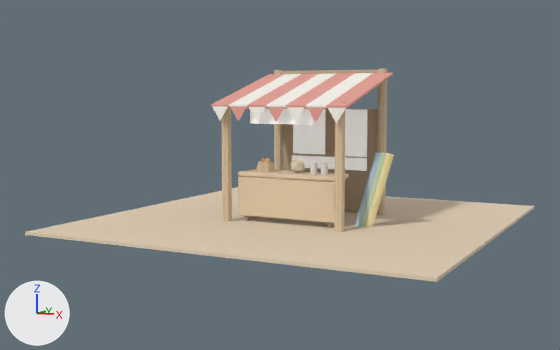
A saved change to the Blender file blender/echo_world_market_stall.blend.
Camera for both pictures: a 50 mm camera at (6.17, -12.87, 2.31) aimed at (-0.4, -0.27, 0.8). The axes (+X, +Y, +Z) are drawn at lower left. The lights are the same throughout. The picture after the commit comes second.

In view in the first picture: 'AWNING_Stripe_01', 'AWNING_Stripe_03', 'AWNING_Stripe_04', 'AWNING_Stripe_05', 'AWNING_Stripe_06', 'AWNING_Stripe_07', 'AWNING_Valance_02', 'AWNING_Valance_04', 'AWNING_Valance_06', 'MESH_BackWall', 'MESH_CounterFront', 'MESH_CounterLeg_L', 'MESH_CounterLeg_R', 'MESH_CounterTop', 'MESH_NamePlate', 'MESH_Portrait', 'PREVIEW_GroundCard', 'PROP_Bolt_03', 'STALL_Beam_Back', 'STALL_Beam_Front', 'STALL_Post_Back_L', 'STALL_Post_Back_R', 'STALL_Post_Front_L', 'STALL_Post_Front_R' and 14 more.
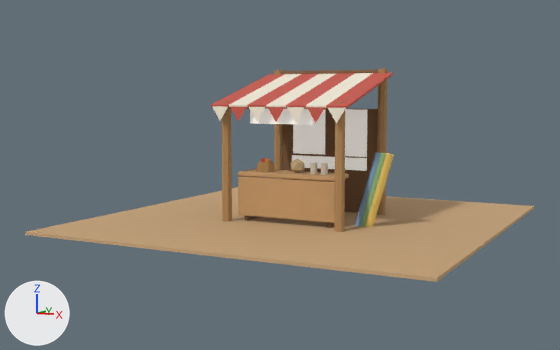
Pixel boxes [x1, y1, x2, y2] of what changed, in the pictures (560 x 350 px):
'PREVIEW_GroundCard', recoloured (beige to brown)
    both: [25, 187, 534, 282]
'MESH_CounterFront', recoloured (beige to orange)
    both: [238, 176, 335, 223]
'MESH_BackWall', recoloured (beige to brown)
    both: [282, 109, 378, 213]
'STALL_Post_Front_R', recoloured (beige to brown)
    both: [334, 102, 345, 232]
'STALL_Post_Front_L', recoloured (beige to brown)
    both: [221, 101, 232, 222]
'STALL_Post_Back_R', recoloured (beige to brown)
    both: [377, 69, 387, 215]
'AWNING_Stripe_07', recoloured (pink to red)
    both: [326, 73, 393, 108]
'MESH_CounterTop', recoloured (beige to orange)
    both: [238, 169, 349, 181]
'AWNING_Stripe_05', recoloured (pink to red)
    both: [286, 73, 355, 108]
'PROP_Bolt_03', recoloured (darker)
    both: [365, 153, 394, 227]
'AWNING_Stripe_03', recoloured (pink to red)
    both: [247, 74, 318, 107]
'AWNING_Stripe_01', recoloured (pink to red)
    both: [211, 74, 284, 107]
'STALL_Post_Back_L', recoloured (beige to brown)
    both: [274, 70, 283, 179]
'STALL_Beam_Back', recoloured (beige to brown)
    both: [280, 70, 388, 74]
'AWNING_Valance_06', recoloured (pink to red)
    both: [307, 107, 325, 123]
'AWNING_Valance_04', recoloured
    both: [268, 107, 285, 122]
'AWNING_Valance_02', recoloured
    both: [230, 107, 246, 121]
'MESH_CounterLeg_L', recoloured
    both: [244, 176, 261, 221]
'MESH_CounterLeg_R', recoloured
    both: [327, 181, 335, 228]
'STALL_Beam_Front', recoloured
    both: [229, 107, 328, 110]

Edits to the bpy script that builds the scene:
```text
Change mat_mat_stall_woodlog:
    mat_mat_stall_woodlog.base_color: (0.69, 0.537, 0.353) -> (0.434, 0.25, 0.102)  # beige #d8c2a0 -> brown #b0895a
Change mat_mat_stall_wooddark:
    mat_mat_stall_wooddark.base_color: (0.478, 0.353, 0.235) -> (0.195, 0.102, 0.0452)  # beige #b8a085 -> brown #7a5a3c
Change mat_mat_stall_woodplank:
    mat_mat_stall_woodplank.base_color: (0.769, 0.604, 0.416) -> (0.552, 0.323, 0.144)  # beige #e3ccad -> orange #c49a6a
Change mat_mat_stall_awningred:
    mat_mat_stall_awningred.base_color: (0.788, 0.353, 0.302) -> (0.584, 0.102, 0.0742)  # pink #e6a095 -> red #c95a4d
Change mat_mat_stall_boltyellow:
    mat_mat_stall_boltyellow.base_color: (0.91, 0.788, 0.416) -> (0.807, 0.584, 0.144)  # beige #f5e6ad -> yellow #e8c96a
Change mat_mat_preview_ground:
    mat_mat_preview_ground.base_color: (0.796, 0.655, 0.486) -> (0.597, 0.386, 0.202)  # beige #e7d4b9 -> brown #cba77c
```
